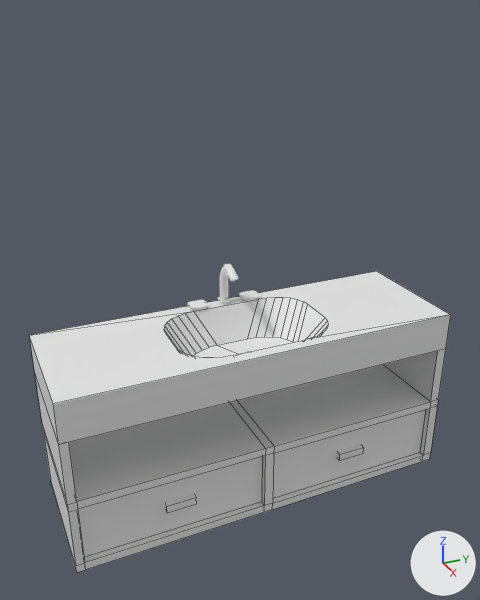
A saved change to the FBX model Assets/MelisHouseMaker/Meshes/Sink.fbx.
The view is the same before and after, from a 50 mm lens placed at (8.24, -3.82, 6.49), pointed at (0.04, -0.13, 2.39). Lighting does not change. The marker at lower right points along +X, +Y and +Z. Mesh edges are drawn as thin lines on the coarser meshes. Where no turn or scale is listed for an object, it has been applied to the vertices.

The first picture shows 'SinkBase'.
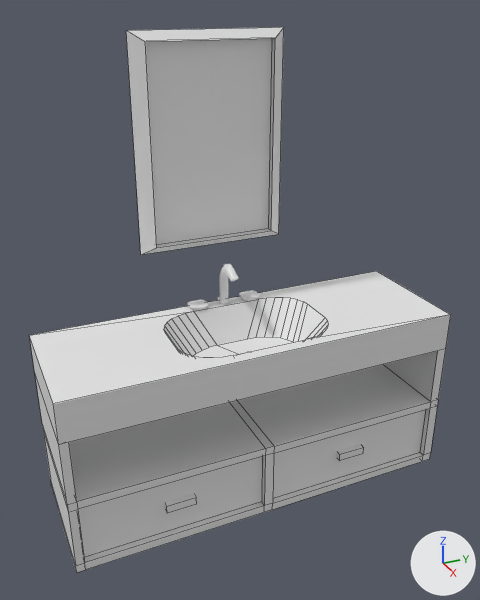
Where the newer file only moved an object's origin or applied its transform, the numbers keep the older frame.

Boxes [x1, y1, x2, y2] around the edits, measured in the pictures (480 x 600 px):
'Mirror', added: after [146, 38, 272, 245]
'MirrorBase', added: after [126, 27, 284, 255]

The change, as a diff of the scene's bpy script:
```diff
--- a/Assets/MelisHouseMaker/Meshes/Sink.fbx.py
+++ b/Assets/MelisHouseMaker/Meshes/Sink.fbx.py
@@ mat_material_001 @@
+mat_material_001 = principled_material('Material.001')
+mat_material_001.base_color = (0.8, 0.8, 0.8)  # white #e7e7e7
@@ mat_material_002 @@
+mat_material_002 = principled_material('Material.002')
+mat_material_002.base_color = (0.8, 0.8, 0.8)  # white #e7e7e7
@@ me_cube_007_1 @@
+me_cube_007_1.from_pydata([(-0.99, -1.31, 2.93), (-0.99, -1.31, 6.08), (-0.99, 1.03, 2.93), (-0.99, 1.03, 6.08), (-0.84, -1.1, 3.07), (-0.84, -1.1, 5.95), (-0.84, 0.82, 3.07), (-0.84, 0.82, 5.95), (-0.95, 0.82, 5.95), (-0.95, 0.82, 3.07), (-0.95, -1.1, 3.07), (-0.95, -1.1, 5.95)], [], [(0, 1, 3, 2), (2, 3, 7, 6), (7, 5, 11, 8), (4, 5, 1, 0), (2, 6, 4, 0), (7, 3, 1, 5), (6, 7, 8, 9), (5, 4, 10, 11), (4, 6, 9, 10)])
+me_cube_007_1.materials.append(mat_material_001)  # white #e7e7e7
@@ me_cube_009_1 @@
+me_cube_009_1.from_pydata([(-0.95, 0.82, 5.95), (-0.95, 0.82, 3.07), (-0.95, -1.1, 3.07), (-0.95, -1.1, 5.95)], [], [(1, 0, 3, 2)])
+me_cube_009_1.materials.append(mat_material_002)  # white #e7e7e7
@@ ob_mirrorbase @@
+ob_mirrorbase = bpy.data.objects.new('MirrorBase', me_cube_007_1)
+ob_mirrorbase.location = (0.0, 0.0, 0.0)
@@ ob_mirror @@
+ob_mirror = bpy.data.objects.new('Mirror', me_cube_009_1)
+ob_mirror.location = (0.0, 0.0, 0.0)
```
